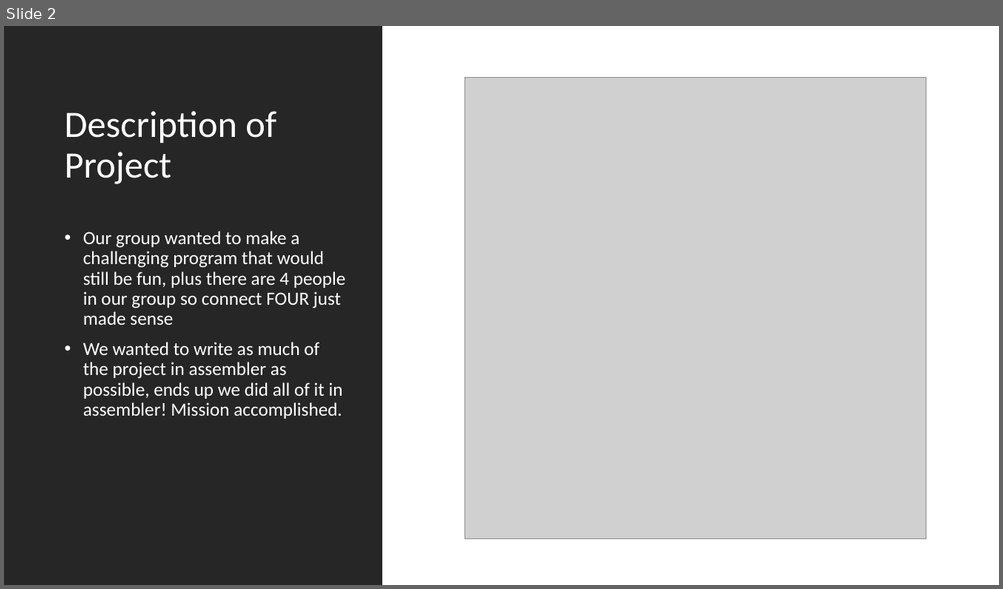
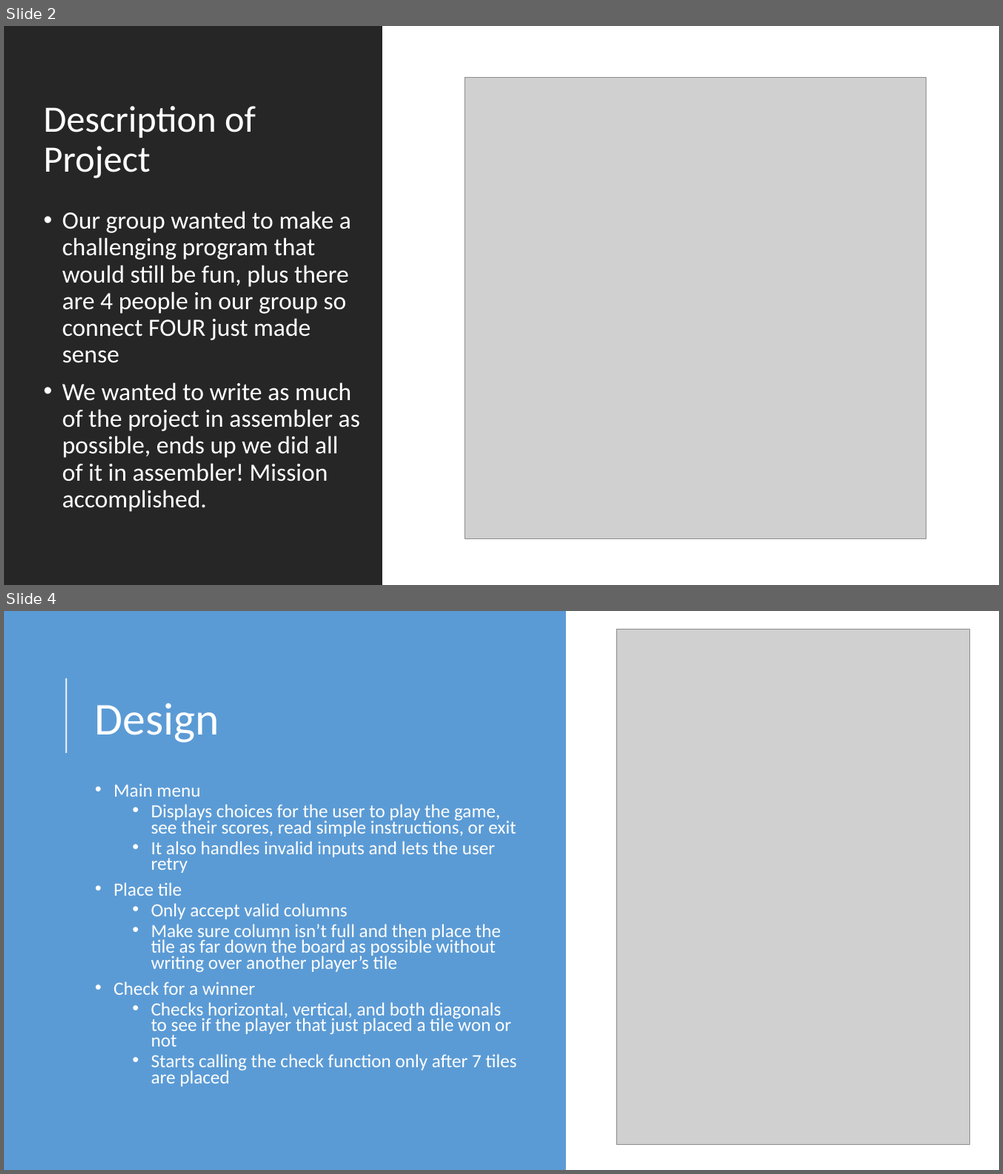
Before and after one commit to KathLevi/Connect4FinalProject, a slide deck: Assembler Final Presentation.pptx. Shown one above the other, each under a label of ours: slide 2 before the commit, slides 2 and 4 after it; the slides between them are not shown. The pictures are 1003x589 and 1003x1174 pixels, drawn with LibreOffice and Linux fonts; fonts in the diff are those of the drawing; grey boxes stand for pictures. Boxes give left, top, right and bottom in pixels: in the first picture for what was removed or moved away, otherwise in the second. Text is boxed around its words. In the diff, an @@ line names an element or a change of style, - is before the commit and + after.

```diff
--- a/Assembler Final Presentation.pptx
+++ b/Assembler Final Presentation.pptx
@@ slide 4 added at <box>4,611,999,1170</box>, background #FFFFFF @@
@@ rectangle added at <box>4,611,566,1170</box>, fill #5B9BD5 @@
@@ picture added at <box>617,629,970,1145</box> @@
@@ line added from (66, 753) to (66, 678), #FFFFFF 1.5 pt @@
@@ title added at <box>95,703,219,743</box>, 44 pt, text #FFFFFF @@
+Design
@@ text added at <box>114,783,517,1087</box>, 18 pt, text #FFFFFF @@
+• Main menu
+  • Displays choices for the user to play the game, see their scores, read simple instructions, or exit
+  • It also handles invalid inputs and lets the user retry
+• Place tile
+  • Only accept valid columns
+  • Make sure column isn’t full and then place the tile as far down the board as possible without writing over another player’s tile
+• Check for a winner
+  • Checks horizontal, vertical, and both diagonals to see if the player that just placed a tile won or not
+  • Starts calling the check function only after 7 tiles are placed
@@ slide 2 changed as well @@
@@ title "Description of Project": place and size @@
-title "Description of Project" at <box>65,111,276,184</box>
+title "Description of Project" at <box>43,106,256,178</box>
@@ text "Our group wanted to make ...": place and size @@
-text "Our group wanted to make ..." at <box>83,231,346,419</box>
+text "Our group wanted to make ..." at <box>62,211,360,512</box>
@@ text "Our group wanted to make ..." at <box>62,211,360,512</box>: size 18 to 24 pt @@
```
Also in this commit, not shown: 4 other slides changed, 1 slide removed.
